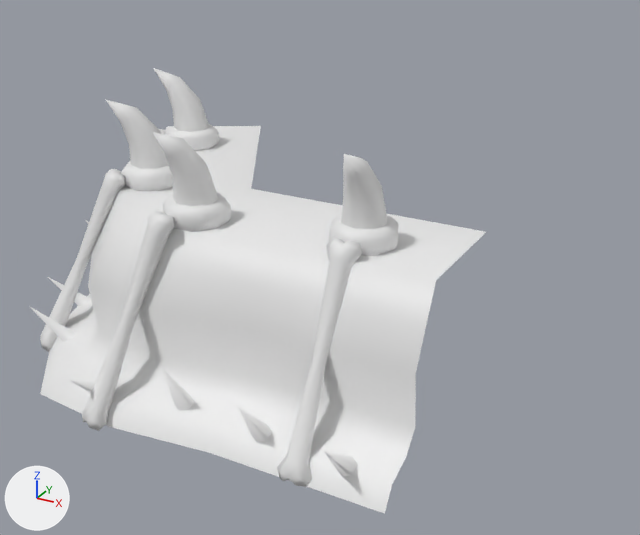
The FBX model BugSplat/Assets/WIP/Christian/Christian Models/Wall_LevelEdge_Outer_01.FBX, before and after one commit.
Camera for both pictures: a 50 mm camera at (31.6, -12.3, 10.9) aimed at (21.1, 6.9, 1.3). Arrows for +X, +Y and +Z are at lower left; the lights stay in place. Materials are left out; every surface is plain grey. Where no turn or scale is listed for an object, it has been applied to the vertices.

The first picture shows 'Wall_LevelEdge_Outer_01'.
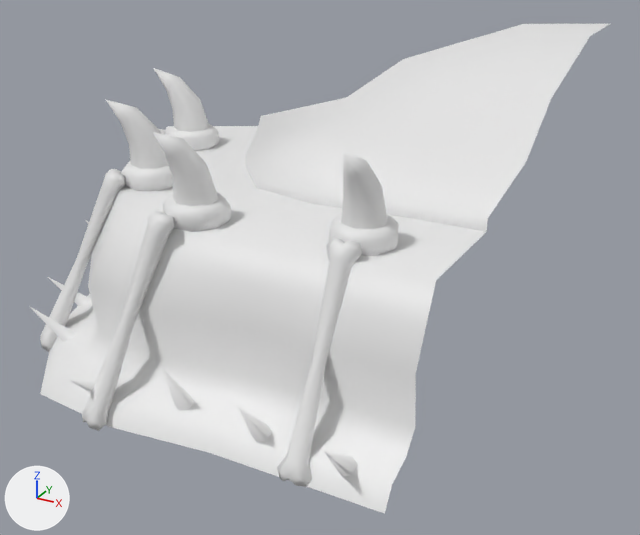
Commit message: wall update.

Changed parts and their boxes [x1, y1, x2, y2] in the pictures (640 x 535 px):
'Wall_LevelEdge_Outer_01', reshaped (27% wider, 10% taller): before [29, 68, 486, 514]; after [29, 24, 610, 514]
part 1 of me_mesh, added: after [245, 24, 610, 232]

The change, as a list of edits to the scene's bpy script:
```text
Change me_mesh:
    used by ob_wall_leveledge_outer_01; location = (17.5, 0.0, 0.0)
    remove me_mesh.from_pydata(...)  # 560 vertices, 634 faces; spans x -4.37..8.75, y -0.72..10.0, z -0.25..6.15
    add me_mesh.from_pydata(...)  # 594 vertices, 659 faces; spans x -4.37..8.75, y -0.72..15.16, z -0.25..7.0
    me_mesh part 1: a new loose piece of 34 vertices spanning x -0.18..8.75, y 4.61..15.16, z 4.0..7.0
```
